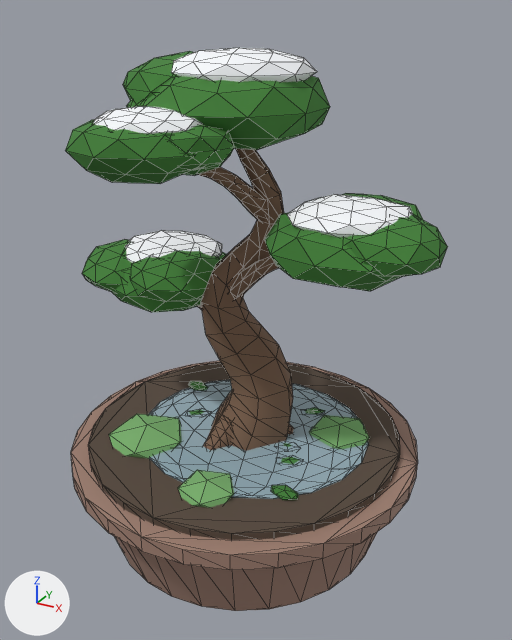
The glTF model public/models/bonsai_3_mature.glb, before and after one commit.
One viewpoint serves both versions: a 50 mm lens placed at (0.158, -0.275, 0.255), pointed at (0.006, 0.001, 0.117). The lights are fixed; the arrows at lower left show +X, +Y and +Z. The picture after the commit comes second. Mesh edges are drawn as thin lines. Vertices at exactly the same position are counted once.

Objects in the first picture: 'fallen', 'foliage', 'moss', 'pot', 'puddle', 'snow', 'soil', 'trunk'.
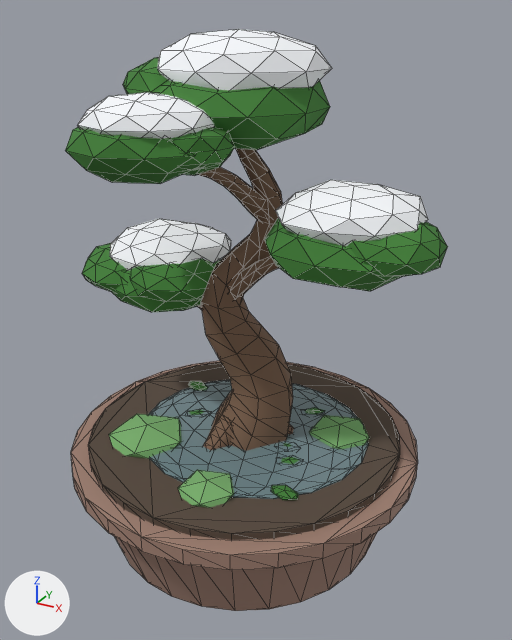
Pixel boxes [x1, y1, x2, y2] of what changed, in the pictures (512 x 640 px; the box of a moved part takes in the faces that stretch with it):
'snow', reshaped (10% wider, 12% taller): before [93, 48, 413, 263]; after [77, 29, 428, 271]
'puddle', recoloured (darker): [148, 380, 369, 499] in both
part 1 of me_snow_001, moved or reshaped: before [125, 230, 222, 263]; after [110, 219, 231, 271]
part 2 of me_snow_001, moved or reshaped: before [287, 194, 413, 237]; after [276, 180, 428, 246]
part 3 of me_snow_001, moved or reshaped: before [93, 106, 203, 134]; after [77, 92, 215, 139]
part 4 of me_snow_001, moved or reshaped: before [171, 48, 317, 82]; after [157, 29, 332, 91]

Edits to the bpy script that builds the scene:
```text
Change mat_puddle:
    mat_puddle.base_color: (0.3, 0.42, 0.48) -> (0.16, 0.24, 0.26)  # greyish blue #95adb8 -> greyish cyan #6f868b
Change me_snow_001:
    used by ob_snow; location = (0.0, 0.0, 0.0)
    remove me_snow_001.from_pydata(...)  # 168 vertices, 320 faces; spans x -0.078..0.083, y -0.064..0.039, z 0.132..0.24
    add me_snow_001.from_pydata(...)  # 168 vertices, 320 faces; spans x -0.083..0.087, y -0.069..0.044, z 0.129..0.247
    me_snow_001 part 1: the loose piece of 42 vertices spanning x -0.078..-0.024, y -0.012..0.039, z 0.132..0.148 is scaled about its middle by (1.18, 1.19, 1.64), then moved by (0.0, 0.0, 0.001)
    me_snow_001 part 2: the loose piece of 42 vertices spanning x 0.033..0.083, y -0.037..0.011, z 0.171..0.186 is scaled about its middle by (1.18, 1.19, 1.64), then moved by (0.0, 0.0, 0.001)
    me_snow_001 part 3: the loose piece of 42 vertices spanning x -0.043..0.003, y -0.064..-0.018, z 0.207..0.22 is scaled about its middle by (1.18, 1.19, 1.64), then moved by (0.0, 0.0, 0.001)
    me_snow_001 part 4: the loose piece of 42 vertices spanning x -0.031..0.03, y -0.028..0.03, z 0.222..0.24 is scaled about its middle by (1.18, 1.19, 1.64), then moved by (0.0, 0.0, 0.001)
```
